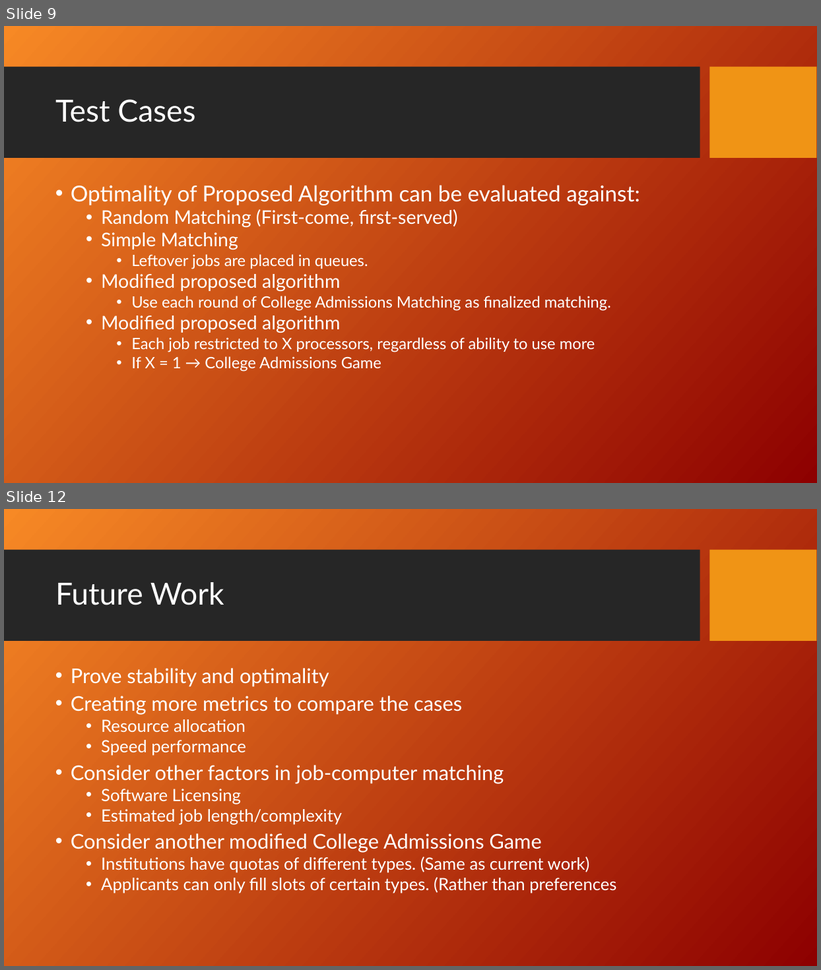
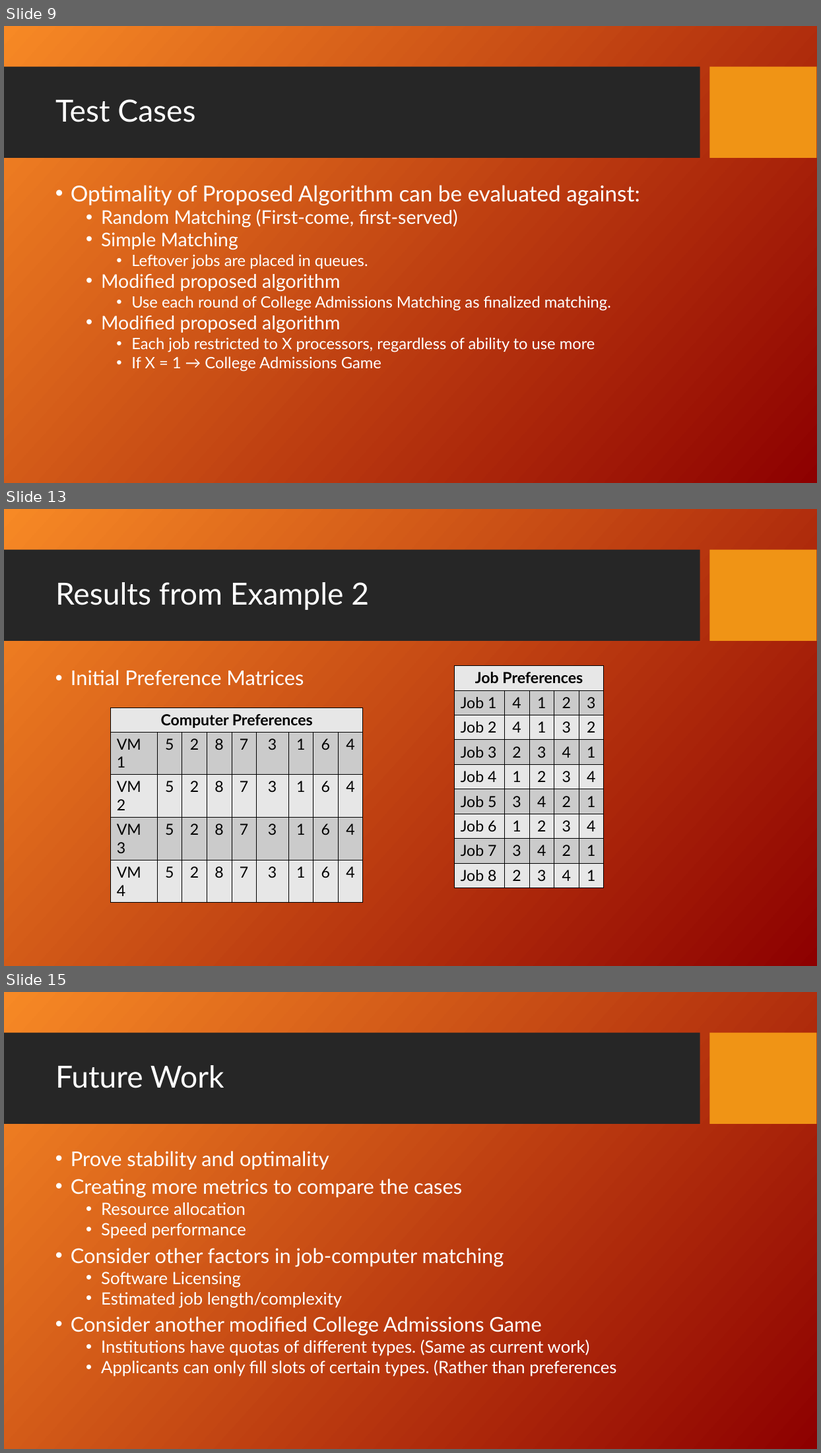
Before and after one commit to fmromano/GameTheoryProject, a slide deck: Paper/MatchingJobsPresentation_KH_FRResultsStarted.ppt. Shown one above the other, each under a label of ours: slides 9 and 12 before the commit, slides 9, 13 and 15 after it; the slides between them are not shown. The pictures are 821x970 and 821x1453 pixels, drawn with LibreOffice and Linux fonts; fonts in the diff are those of the drawing; background and template pictures are left out. Boxes give left, top, right and bottom in pixels: in the first picture for what was removed or moved away, otherwise in the second. Text is boxed around its words. In the diff, an @@ line names an element or a change of style, - is before the commit and + after.

Commit message:
Finished results section (only two examples included)

```diff
--- a/Paper/MatchingJobsPresentation_KH_FRResultsStarted.ppt
+++ b/Paper/MatchingJobsPresentation_KH_FRResultsStarted.ppt
@@ slide 13 added at [4,509,817,966], background picture (left out); not listed: 2 template elements that a slide beside it also shows @@
@@ title added at [55,582,369,610], 36 pt, text #FFFFFF @@
+Results from Example 2
@@ table added at [454,665,605,888], 9 rows, 5 columns @@
+Job Preferences |  |  |  | 
+Job 1 | 4 | 1 | 2 | 3
+Job 2 | 4 | 1 | 3 | 2
+Job 3 | 2 | 3 | 4 | 1
+Job 4 | 1 | 2 | 3 | 4
+Job 5 | 3 | 4 | 2 | 1
+Job 6 | 1 | 2 | 3 | 4
+Job 7 | 3 | 4 | 2 | 1
+Job 8 | 2 | 3 | 4 | 1
@@ text added at [71,670,304,686], 24 pt, text #FFFFFF @@
+• Initial Preference Matrices
@@ table added at [111,708,364,899], 5 rows, 9 columns @@
+Computer Preferences |  |  |  |  |  |  |  | 
+VM 1 | 5 | 2 | 8 | 7 | 3 | 1 | 6 | 4
+VM 2 | 5 | 2 | 8 | 7 | 3 | 1 | 6 | 4
+VM 3 | 5 | 2 | 8 | 7 | 3 | 1 | 6 | 4
+VM 4 | 5 | 2 | 8 | 7 | 3 | 1 | 6 | 4
@@ what was slide 12 is now slide 15 @@
```
Also in this commit, not shown: 2 other slides added, 3 other files.
